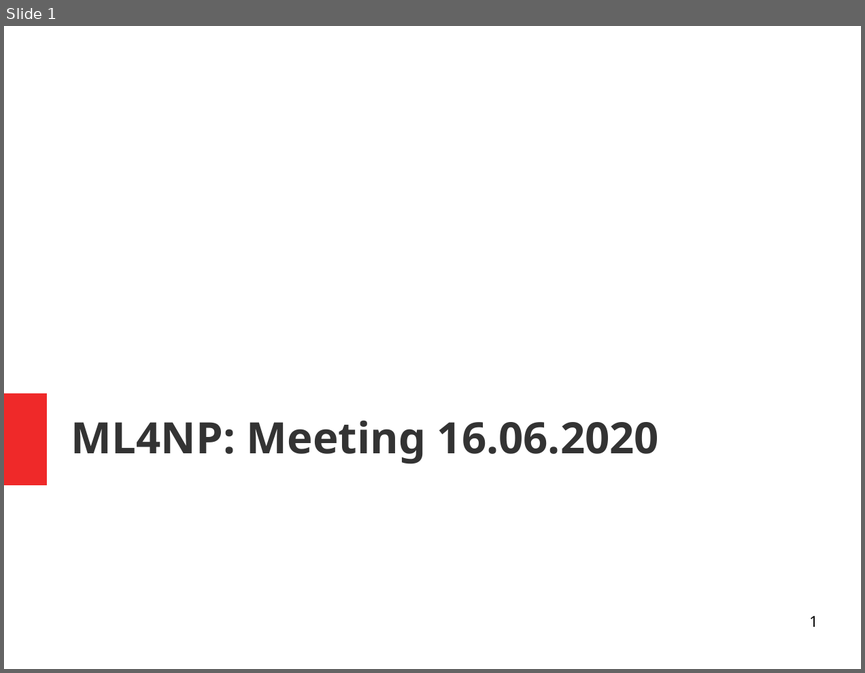
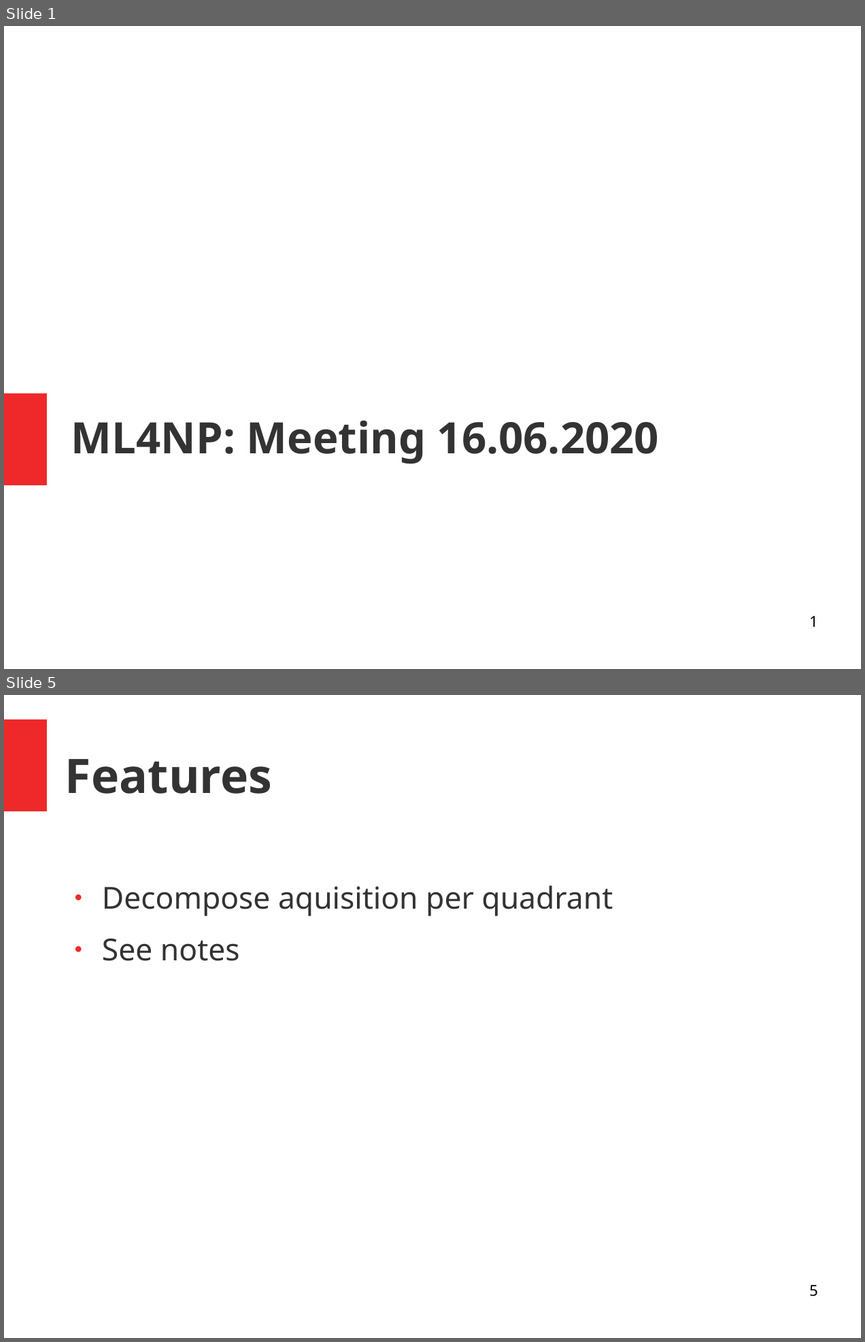
Before and after one commit to luigiberducci/ML4NP, a slide deck: Docs/meeting_ml4np_16giu2020.odp. Shown one above the other, each under a label of ours: slide 1 before the commit, slides 1 and 5 after it; the slides between them are not shown. The pictures are 865x673 and 865x1342 pixels, drawn with LibreOffice and Linux fonts; fonts in the diff are those of the drawing. Boxes give left, top, right and bottom in pixels: in the first picture for what was removed or moved away, otherwise in the second. Text is boxed around its words. In the diff, an @@ line names an element or a change of style, - is before the commit and + after.

```diff
--- a/Docs/meeting_ml4np_16giu2020.odp
+++ b/Docs/meeting_ml4np_16giu2020.odp
@@ slide 5 added at <box>4,695,861,1338</box>, background #FFFFFF @@
@@ rectangle added at <box>4,719,47,811</box>, fill #EF2929 @@
@@ title added at <box>65,759,272,794</box>, 44 pt, text #333333, bold @@
+Features
@@ text added at <box>102,885,613,961</box>, 28 pt, text #333333 @@
+● Decompose aquisition per quadrant
+● See notes
@@ page number added at <box>809,1285,818,1296</box>, 14 pt, text #000000 @@
+5
```
Also in this commit, not shown: 3 slides changed, 2 other slides added, 3 other files.
